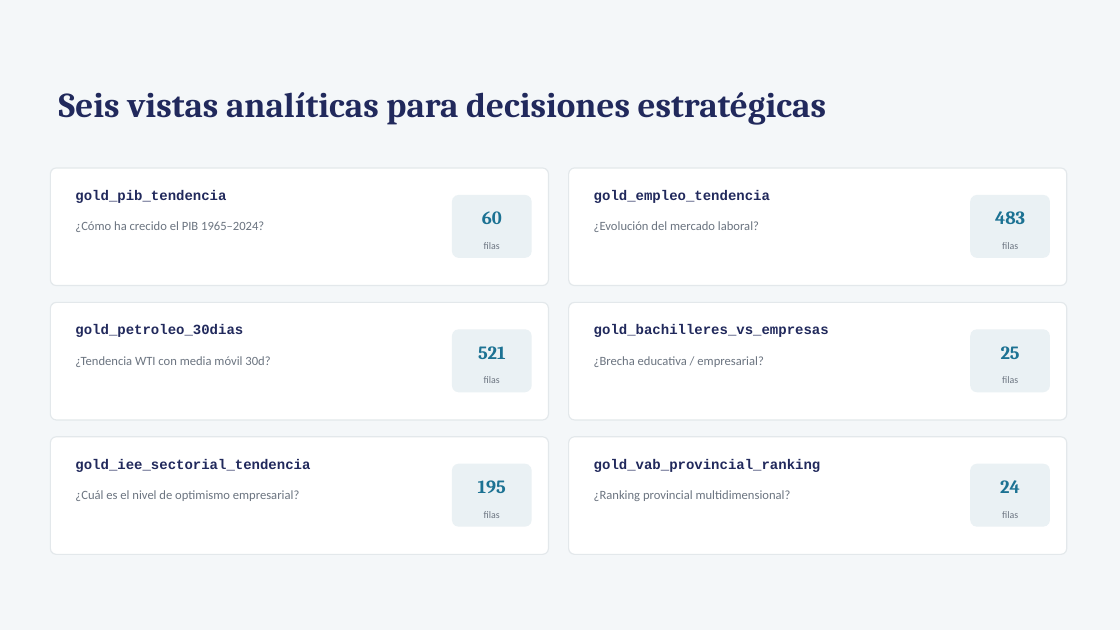
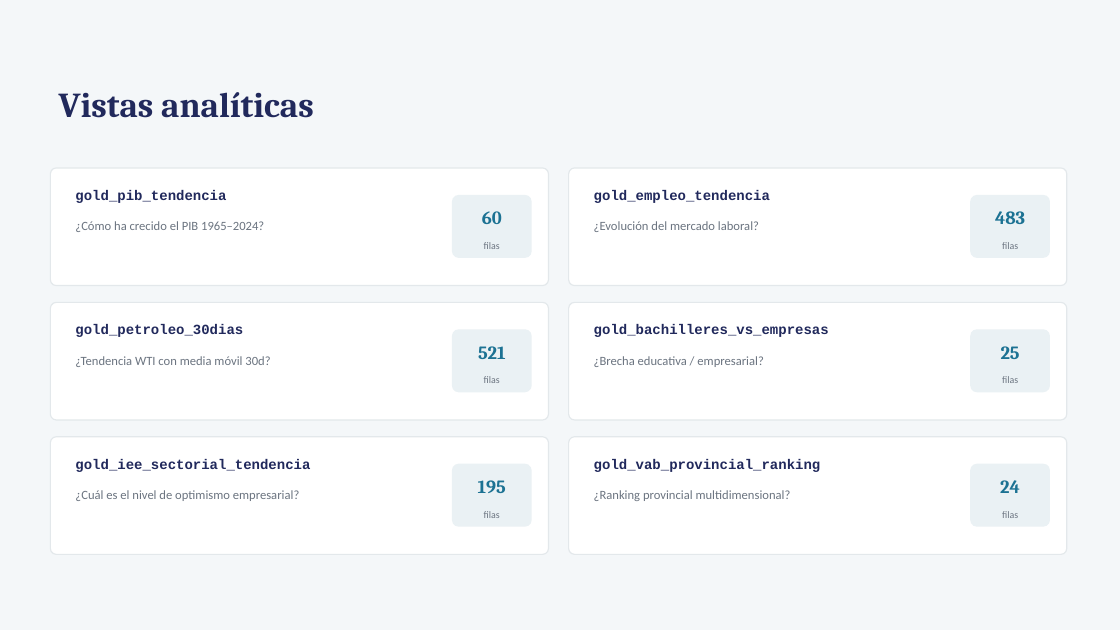
Before and after one commit to MathLeoYa/Practicum_2.2, a slide deck: slide 5 of Reto final/Macroentorno_Ecuatoriano_Presentacion.pptx (slide 6 before the commit). Drawn at 1120x630 pixels with LibreOffice and Linux fonts; fonts in the diff are those of the drawing. Boxes give left, top, right and bottom in pixels: in the first picture for what was removed or moved away, otherwise in the second. Text is boxed around its words. In the diff, an @@ line names an element or a change of style, - is before the commit and + after.

```diff
--- a/Reto final/Macroentorno_Ecuatoriano_Presentacion.pptx
+++ b/Reto final/Macroentorno_Ecuatoriano_Presentacion.pptx
@@ text at (x1=59, y1=92, x2=314, y2=118): text changed @@
-Seis vistas analíticas para decisiones estratégicas
+Vistas analíticas
```
Also in this commit, not shown: 4 other slides changed, 1 slide removed, 2 other files.
